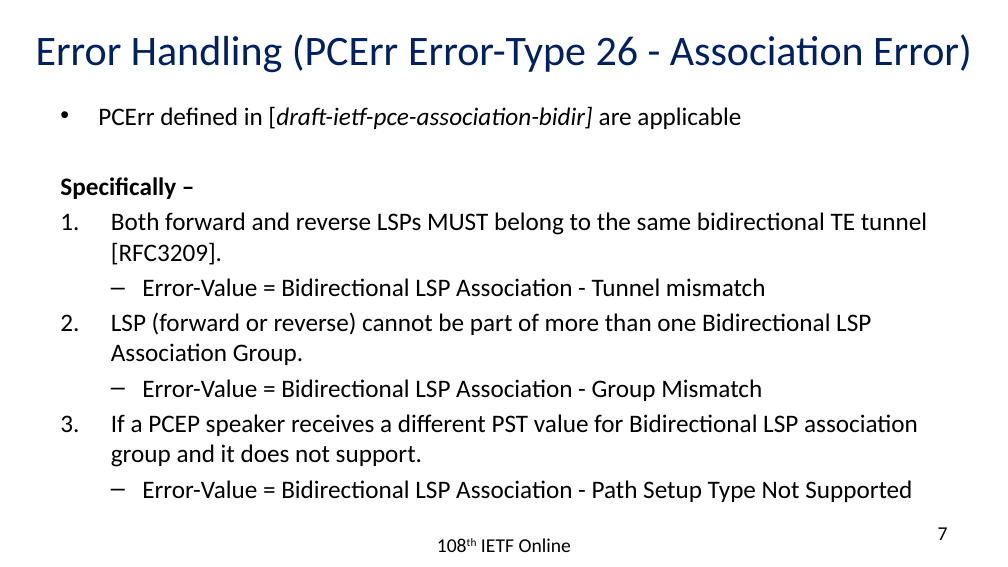
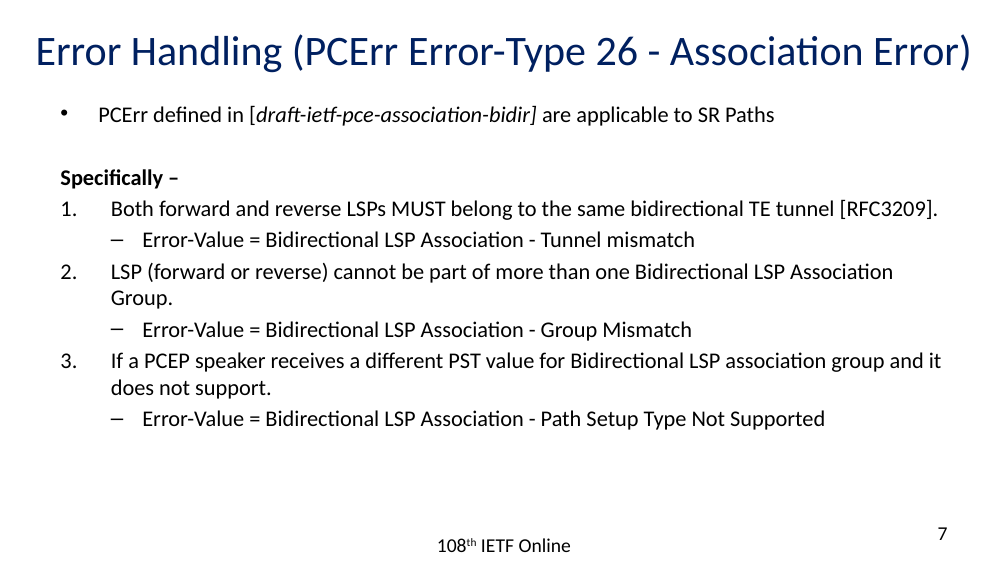
Before and after one commit to rakgandhi/ietf-slides, a slide deck: slide 7 of draft-ietf-pce-sr-bidir-path-02.pptx. Drawn at 1008x567 pixels with LibreOffice and Linux fonts; fonts in the diff are those of the drawing. Boxes give left, top, right and bottom in pixels: in the first picture for what was removed or moved away, otherwise in the second. Text is boxed around its words. In the diff, an @@ line names an element or a change of style, - is before the commit and + after.

```diff
--- a/draft-ietf-pce-sr-bidir-path-02.pptx
+++ b/draft-ietf-pce-sr-bidir-path-02.pptx
@@ text at [98,105,774,126]: text changed; size 18 to 16 pt; italic off @@
-• PCErr defined in [draft-ietf-pce-association-bidir] are applicable
+• PCErr defined in [draft-ietf-pce-association-bidir] are applicable to SR Paths
@@ text at [60,169,942,430]: size 18 to 16 pt in "Specifically –", "Both forward and reverse LSPs MUST belong ...", "Error-Value = Bidirectional LSP Association - Tunnel ...", "LSP (forward or reverse) cannot be part ..." and 3 more places @@
```
Also in this commit, not shown: 3 other slides changed, 1 other file.
